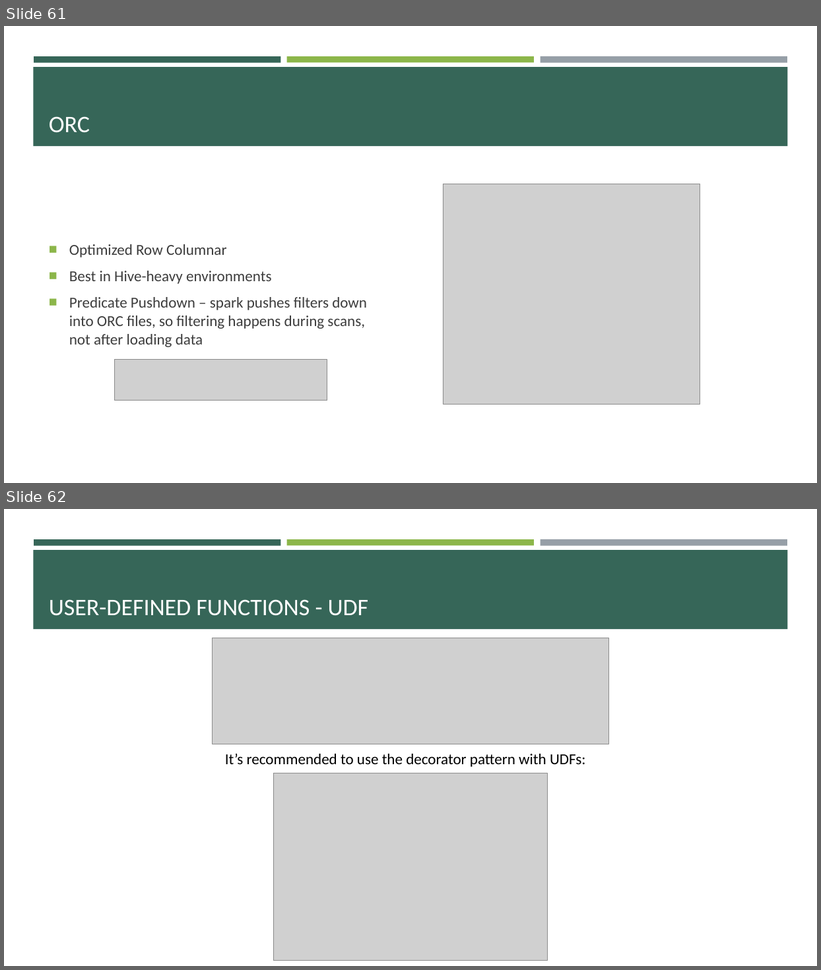
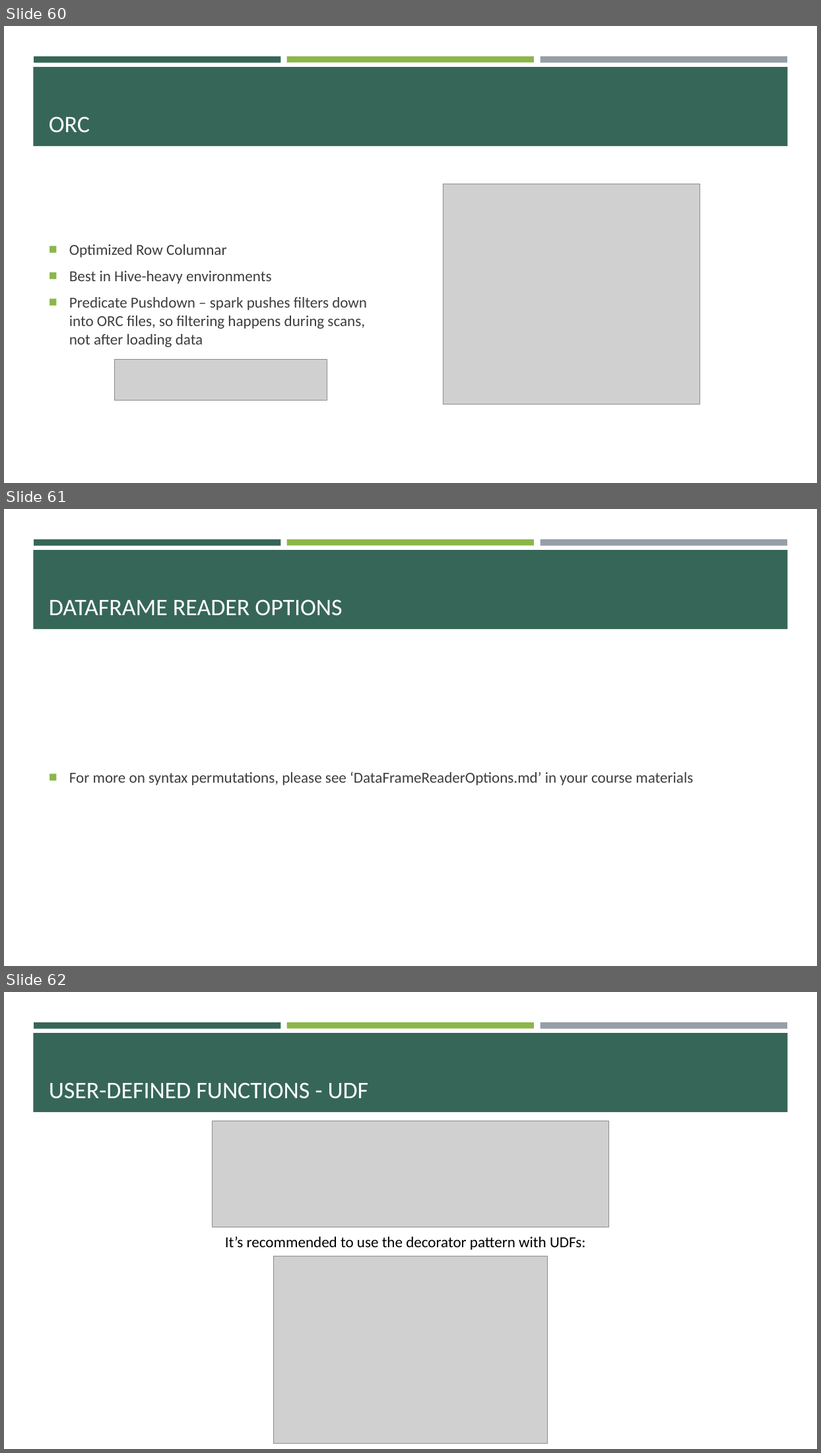
Before and after one commit to e-m-wilson/data_engineering, a slide deck: spark/Spark.pptx. Shown one above the other, each under a label of ours: slides 61 and 62 before the commit, slides 60, 61 and 62 after it. The pictures are 821x970 and 821x1453 pixels, drawn with LibreOffice and Linux fonts; fonts in the diff are those of the drawing; grey boxes stand for pictures. Boxes give left, top, right and bottom in pixels: in the first picture for what was removed or moved away, otherwise in the second. Text is boxed around its words. In the diff, an @@ line names an element or a change of style, - is before the commit and + after.

```diff
--- a/spark/Spark.pptx
+++ b/spark/Spark.pptx
@@ slide 61 added at bbox=[4, 509, 817, 966], background #FFFFFF; not listed: 4 template elements that a slide beside it also shows @@
@@ title added at bbox=[49, 599, 342, 616], 28 pt, text #FFFFFF @@
+DATAFRAME READER OPTIONS
@@ text added at bbox=[69, 772, 693, 786], 18 pt, text #3D3D3D @@
+■ For more on syntax permutations, please see ‘DataFrameReaderOptions.md’ in your course materials
@@ what was slide 61 is now slide 60 @@
```
Also in this commit, not shown: 3 slides changed, 1 other slide added, 1 slide removed, 1 other file.
